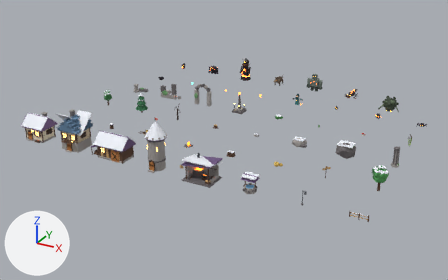
What one commit did to the glTF model site/assets/kit.glb.
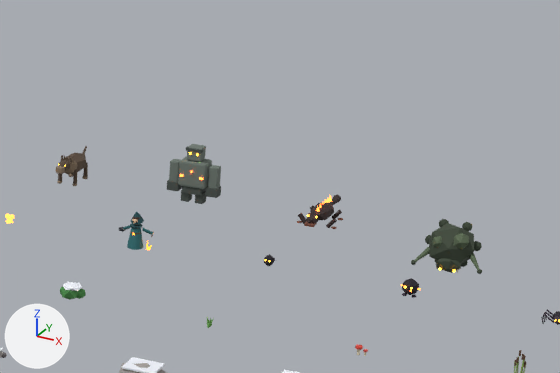
Old and new are each drawn whole from a 50 mm camera at (65.3, -61.8, 37.1) aimed at (22.1, 16.7, -2.1) and again close up on the part from 57% to 94% of the width and 11% to 50% of the height. The lights are fixed; the arrows at lower left show +X, +Y and +Z. The older version's two pictures come first. Both versions are drawn at frame 17 of the action 'P_death'; the numbers are the values there.

Names of what the first close-up shows: 'MWBody', 'SGTorso' and 40 more.
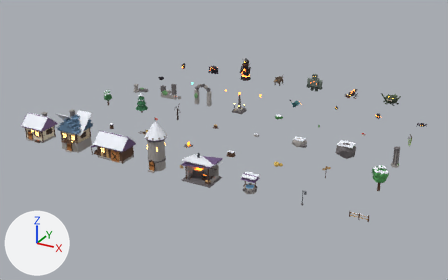
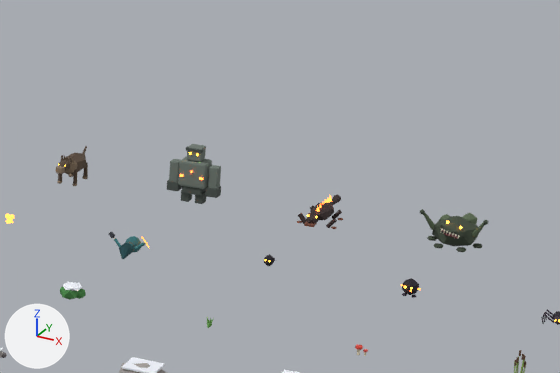
Commit message: v2.7.1: fix player P_* clips targeting M4_Body/M4_Head instead of P_Body/P_Head

Not drawn themselves, but carrying or shaping drawn objects: ob_m4_body, ob_m4_arml, ob_m4_armr, ob_m4_head, ob_p_body, ob_p_head.

Pixel boxes (x1, y1, x2, y2) of what changed, in the close-ups (560 x 373 px):
'MWBody', moved, turned: before (429, 223, 474, 264); after (432, 216, 478, 246)
'MWMouthTop', moved, turned: before (435, 258, 461, 273); after (440, 221, 466, 238)
'MWBump', moved, turned: before (453, 233, 469, 249); after (462, 213, 477, 224)
'Cloak', moved, turned: before (127, 228, 143, 250); after (125, 236, 141, 252)
'Hood.001', moved, turned: before (131, 212, 144, 224); after (119, 247, 132, 259)
'MWTendril', moved, turned: before (414, 247, 430, 262); after (423, 213, 435, 230)
'MWTendril.001', moved, turned: before (469, 253, 479, 270); after (472, 223, 485, 237)
'MWBump2', moved, turned: before (432, 236, 442, 248); after (440, 214, 450, 220)
'Collar', moved, turned: before (130, 223, 142, 229); after (121, 243, 133, 255)
'MWDrip1', moved, turned (not visible afterwards): before (462, 222, 472, 232)
'ArmR', moved, turned: before (142, 228, 153, 235); after (134, 242, 145, 250)
'MWDrip0', moved, turned: before (474, 241, 482, 251); after (473, 243, 483, 248)
'MWDrip5', moved, turned: before (461, 261, 468, 267); after (456, 247, 466, 252)
'MWDrip3', moved, turned: before (425, 235, 431, 244); after (427, 236, 437, 241)
'ArmL', moved, turned: before (123, 225, 131, 230); after (114, 238, 121, 248)
'MWDrip2', moved, turned (not visible afterwards): before (439, 219, 449, 227)
'MWTendrilTip.001', moved, turned: before (477, 269, 482, 274); after (483, 220, 489, 225)
'MWDrip4', moved, turned (not visible before): after (434, 243, 443, 248)
'MWTendrilTip', moved, turned: before (411, 260, 416, 265); after (420, 209, 425, 214)
'HotMetal_Crescent', moved, turned (not visible afterwards): before (146, 241, 152, 250)
'MWGum', moved, turned (not visible before): after (442, 230, 458, 238)
'LanCage', moved, turned (not visible before): after (109, 232, 115, 237)
'Head', moved, turned (not visible afterwards): before (132, 219, 138, 225)
'LanCap', moved, turned (not visible afterwards): before (120, 226, 125, 232)
'Hair', moved, turned (not visible afterwards): before (133, 216, 141, 220)

The edits, one by one:
Object 'M4_Body' (ob_m4_body) moves from (0.0, -0.25, 0.22) to (0.0, 0.0, 0.048).
Object 'M4_Body' (ob_m4_body) turns from (83, 0, 5.7) to (1, 0, 0) degrees about x, y and z.
Object 'M4_ArmL' (ob_m4_arml) turns from (0, 0, 0) to (-13, 0, 3.4) degrees about x, y and z.
Object 'M4_ArmR' (ob_m4_armr) turns from (0, 0, 0) to (-13, 0, -3.4) degrees about x, y and z.
Object 'M4_Head' (ob_m4_head) turns from (34, 0, 0) to (2.7, 13, 0) degrees about x, y and z.
Object 'P_Body' (ob_p_body) moves from (0.0, 0.0, 0.0) to (0.0, -0.25, 0.22).
Object 'P_Body' (ob_p_body) turns from (0, 0, 0) to (83, 0, 5.7) degrees about x, y and z.
Object 'P_Head' (ob_p_head) turns from (0, 0, 0) to (34, 0, 0) degrees about x, y and z.
